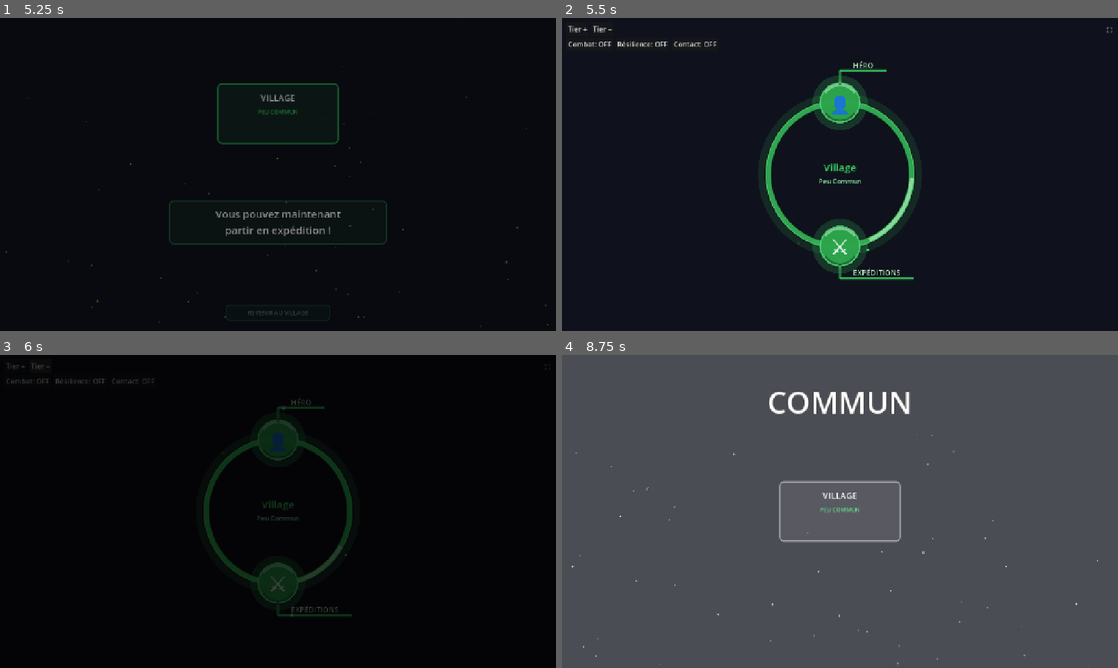
Above: before the commit, frames 1-4 (two rows, left to right).
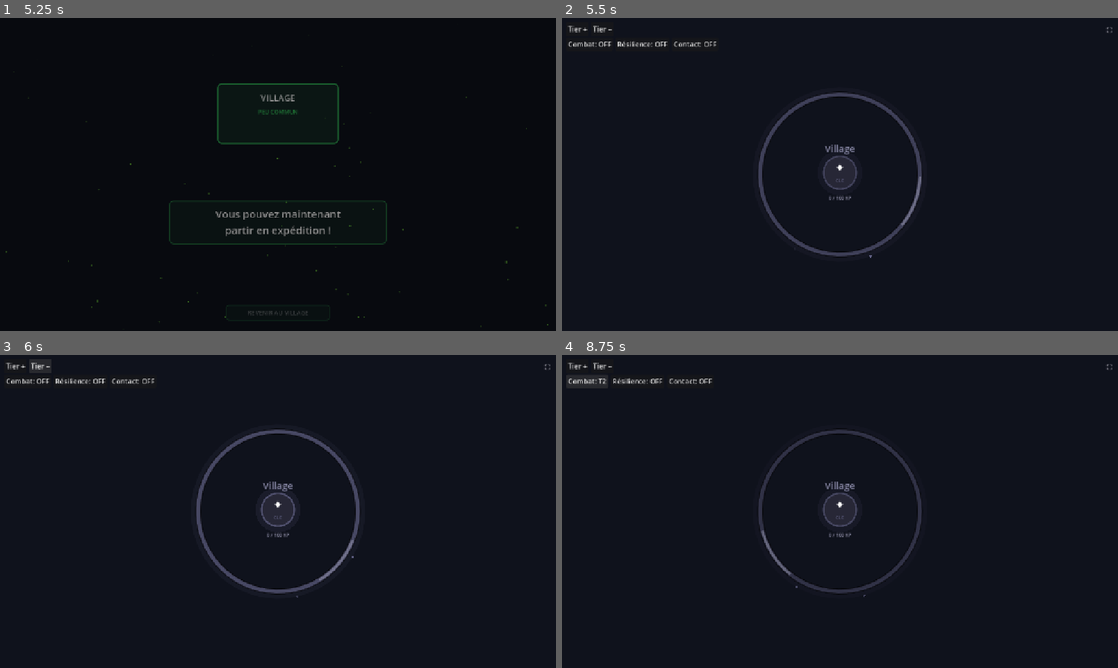
Above: after the commit, the same moments.

Repository: Rhend/Reliquary
Game: Godot game, scene res://scenes/village/village.tscn
The game is run twice, just before and just after one commit, with the same random seed, the same clock (stepped at 60 frames per second) and the same inputs.
Inputs (mouse positions are in pixels of both pictures, inside the frame that each line leads up to):
- Up to frame 1 (5.25 s): click "Tier +" at 0.5 s; tap Enter at 1.25, 1.35, 2.1, 2.85, 3.6, 4.35, 5.1 s; move the mouse to (400, 158) at 1.27 s; click (400, 158) at 1.42 s; tap Space at 1.52, 2.27, 3.77, 4.52 s; move the mouse to (166, 190) at 2.02 s; click (166, 190) at 2.17 s; move the mouse to (333, 105) at 2.77 s; click (333, 105) at 2.92 s; move the mouse to (250, 237) at 3.52 s; click (250, 237) at 3.67 s; move the mouse to (444, 221) at 4.27 s; click (444, 221) at 4.42 s; move the mouse to (111, 127) at 5.02 s; click (111, 127) at 5.17 s
- Up to frame 2 (5.5 s): tap Space at 5.27 s
- Up to frame 3 (6 s): click "Tier −" at 5.75 s
- Up to frame 4 (8.75 s): click (589, 380) at 6.5 s, where only the run after the commit has a clickable "Combat: OFF"; click (589, 380) at 7.25 s, where only the run after the commit has a clickable "Combat: T0"; click (589, 380) at 8 s, where only the run after the commit has a clickable "Combat: T1"

Frame 1 is identical in both runs. In frame 2, 5.9% of the frame differs, in the area x 35-65%, y 13-84%; in frame 3, 6.4%; in frame 4, 100%, in the area x 0-100%, y 0-100%.

Commit message:
feat(data): Phase 1.5 — migration héro.json → HeroData.tres + suppression base_stats/passive_slots
- Crée HeroData.gd : atk/def/hp/vit, atk_par_tier/def_par_tier/hp_par_tier/vit_par_tier, passifs_par_palier (Dictionary palier→passive_id)
- Crée data/hero/hero.tres : données héro migrées depuis hero.json
- GameData.gd : charge hero.tres via _load_tres_entities_from_folder, get_effective_stats utilise les champs plats HeroData, get_equipment_bonuses/equip_item sans base_stats
- MasterySystem.gd : _unlock_passives_for_tier utilise passifs_par_palier (plus passive_slots/unlock_tier)
- PassiveSystem.gd : fallback sur tier_effects[0] au lieu de base_stats.effects
- Village.gd, EvolutionRitual.gd : même fallback tier_effects[0], passifs_par_palier pour l'affichage
- Résultat : zéro occurrence globale de base_stats, passive_slots, unlock_tier dans le code actif

Co-Authored-By: Claude Sonnet 4.6 <noreply@anthropic.com>

Diff:
--- /dev/null
+++ b/data/hero/hero.tres
@@ -0,0 +1,18 @@
+[gd_resource type="HeroData" load_steps=2 format=3]
+
+[ext_resource type="Script" path="res://scripts/resources/HeroData.gd" id="1"]
+
+[resource]
+script = ExtResource("1")
+id = "hero"
+nom_affichage_fr = "Héro"
+nom_affichage_en = "Hero"
+atk = 15
+def = 7
+hp = 110
+vit = 20
+atk_par_tier = 3
+def_par_tier = 2
+hp_par_tier = 20
+vit_par_tier = 1
+passifs_par_palier = {1: "passive_regeneration", 3: "passive_resilience"}
--- a/scenes/village/EvolutionRitual.gd
+++ b/scenes/village/EvolutionRitual.gd
@@ -454,7 +454,7 @@
 			5: return "Le mystère ultime s'ouvre…"
 			_: return ""
 
-	# Entités génériques — lire tier_effects + passive_slots
+	# Entités génériques — lire tier_effects + passifs_par_palier
 	var entity := GameData.get_entity(entity_id)
 	if entity.is_empty(): return ""
 
@@ -467,12 +467,12 @@
 			if not desc.is_empty():
 				lines.append("• " + desc)
 
-	for slot: Dictionary in entity.get("passive_slots", []):
-		if slot.get("unlock_tier", -1) == to_tier:
-			var pid   := slot.get("passive_id", "") as String
-			var pdata := GameData.get_entity(pid)
-			var pname := pdata.get("name", pid) as String
-			lines.append("Passif débloqué : " + pname)
+	var passifs := entity.get("passifs_par_palier", {}) as Dictionary
+	if passifs.has(to_tier):
+		var pid   := str(passifs[to_tier])
+		var pdata := GameData.get_entity(pid)
+		var pname := pdata.get("nom_affichage_fr", pdata.get("name", pid)) as String
+		lines.append("Passif débloqué : " + pname)
 
 	if lines.is_empty():
 		return "Nouveau palier atteint — Capacités améliorées"
--- a/scenes/village/Village.gd
+++ b/scenes/village/Village.gd
@@ -620,7 +620,9 @@
 	if t < te_list.size():
 		var effs: Array = te_list[t].get("effects", [])
 		if not effs.is_empty(): return effs
-	return pdata.get("base_stats", {}).get("effects", [])
+	if not te_list.is_empty():
+		return te_list[0].get("effects", [])
+	return []
 
 # Formate un entier XP avec séparateur de milliers (ex: 1 234).
 func _xp_fmt(xp: int) -> String:
--- a/scripts/autoloads/GameData.gd
+++ b/scripts/autoloads/GameData.gd
@@ -96,8 +96,8 @@
 	# Données statiques VS
 	_load_tres_data_from_folder("res://data/ingredients/", "ingredient")
 	_load_tres_data_from_folder("res://data/fragments/",   "fragment")
-	# Entités avec progression (tier / XP / passifs débloqués) — JSON
-	_load_entities_from_folder("res://data/hero/",      "hero")
+	# Héro : chargé depuis .tres (source de vérité)
+	_load_tres_entities_from_folder("res://data/hero/", "hero")
 	_load_entities_from_folder("res://data/passives/",  "passive")
 	_load_entities_from_folder("res://data/equipment/", "equipment")
 	# Données statiques JSON
@@ -235,12 +235,13 @@
 	var entity = get_entity(entity_id)
 	if entity.is_empty():
 		return {}
-	var stats   = entity.get("base_stats", {}).duplicate()
-	var tier    = entity.get("current_tier", 0)
-	var scaling = entity.get("tier_scaling", {})
-	for key in scaling:
-		stats[key] = stats.get(key, 0) + tier * int(scaling[key])
-	return stats
+	var tier := int(entity.get("current_tier", 0))
+	return {
+		"atk": int(entity.get("atk", 0)) + tier * int(entity.get("atk_par_tier", 0)),
+		"def": int(entity.get("def", 0)) + tier * int(entity.get("def_par_tier", 0)),
+		"hp":  int(entity.get("hp",  0)) + tier * int(entity.get("hp_par_tier",  0)),
+		"vit": int(entity.get("vit", 0)) + tier * int(entity.get("vit_par_tier", 0)),
+	}
 
 # Bonus cumulés de tous les équipements portés.
 # Retourne au minimum { atk:0, hp:0, attack_speed_pct:0 }.
@@ -252,7 +253,7 @@
 		var item = get_entity(item_id)
 		if item.is_empty():
 			continue
-		var item_bonuses: Dictionary = item.get("base_stats", {}).get("bonuses", {})
+		var item_bonuses: Dictionary = item.get("bonuses", {})
 		for key in item_bonuses:
 			bonuses[key] = bonuses.get(key, 0.0) + float(item_bonuses[key])
 	return bonuses
@@ -348,7 +349,7 @@
 
 func equip_item(item_id: String) -> void:
 	var item = get_entity(item_id)
-	var slot = item.get("base_stats", {}).get("slot", "")
+	var slot = item.get("slot", "")
 	if slot == "" or not player["equipped"].has(slot):
 		return
 	var old_id = player["equipped"].get(slot, "")
--- /dev/null
+++ b/scripts/resources/HeroData.gd
@@ -0,0 +1,15 @@
+class_name HeroData
+extends Resource
+
+@export var id:                String     = ""
+@export var nom_affichage_fr:  String     = ""
+@export var nom_affichage_en:  String     = ""
+@export var atk:               int        = 0
+@export var def:               int        = 0
+@export var hp:                int        = 0
+@export var vit:               int        = 0
+@export var atk_par_tier:      int        = 0
+@export var def_par_tier:      int        = 0
+@export var hp_par_tier:       int        = 0
+@export var vit_par_tier:      int        = 0
+@export var passifs_par_palier: Dictionary = {}
--- a/scripts/systems/MasterySystem.gd
+++ b/scripts/systems/MasterySystem.gd
@@ -132,10 +132,10 @@
 	var entity = GameData.get_entity(entity_id)
 	if entity.is_empty():
 		return
-	for slot in entity.get("passive_slots", []):
-		if slot.get("unlock_tier", 99) != tier:
-			continue
-		var passive_id = slot.get("passive_id", "")
-		if passive_id != "" and passive_id not in entity.get("unlocked_passives", []):
-			entity["unlocked_passives"].append(passive_id)
-			EventBus.passive_unlocked.emit(entity_id, passive_id)
+	var passifs := entity.get("passifs_par_palier", {}) as Dictionary
+	if not passifs.has(tier):
+		return
+	var passive_id := str(passifs[tier])
+	if passive_id != "" and passive_id not in entity.get("unlocked_passives", []):
+		entity["unlocked_passives"].append(passive_id)
+		EventBus.passive_unlocked.emit(entity_id, passive_id)
--- a/scripts/systems/PassiveSystem.gd
+++ b/scripts/systems/PassiveSystem.gd
@@ -57,8 +57,8 @@
 	var effects: Array = []
 	if tier < te_list.size():
 		effects = te_list[tier].get("effects", [])
-	if effects.is_empty():
-		effects = passive.get("base_stats", {}).get("effects", [])
+	if effects.is_empty() and not te_list.is_empty():
+		effects = te_list[0].get("effects", [])
 	for effect in effects:
 		var eid   = effect.get("id",    "")
 		var value = float(effect.get("value", 0.0))
